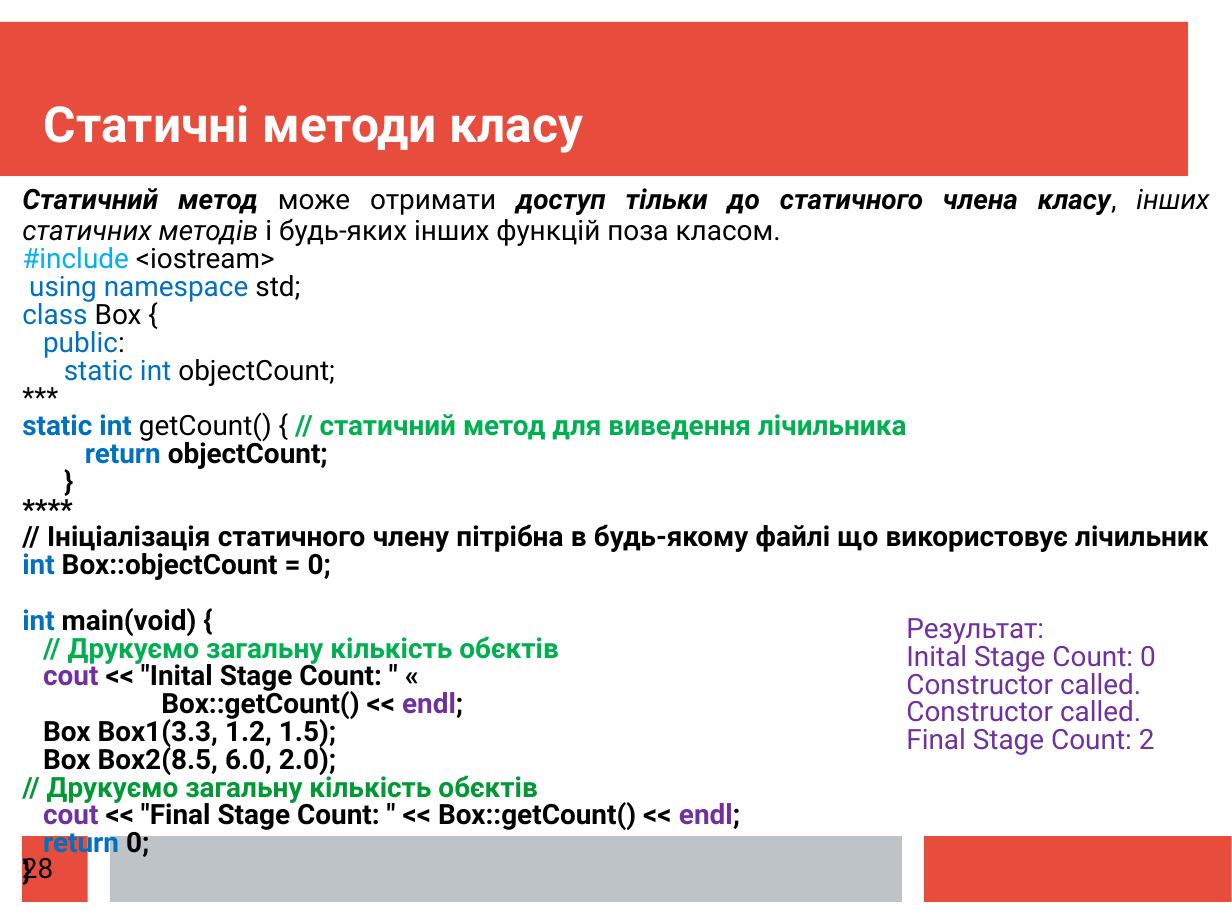
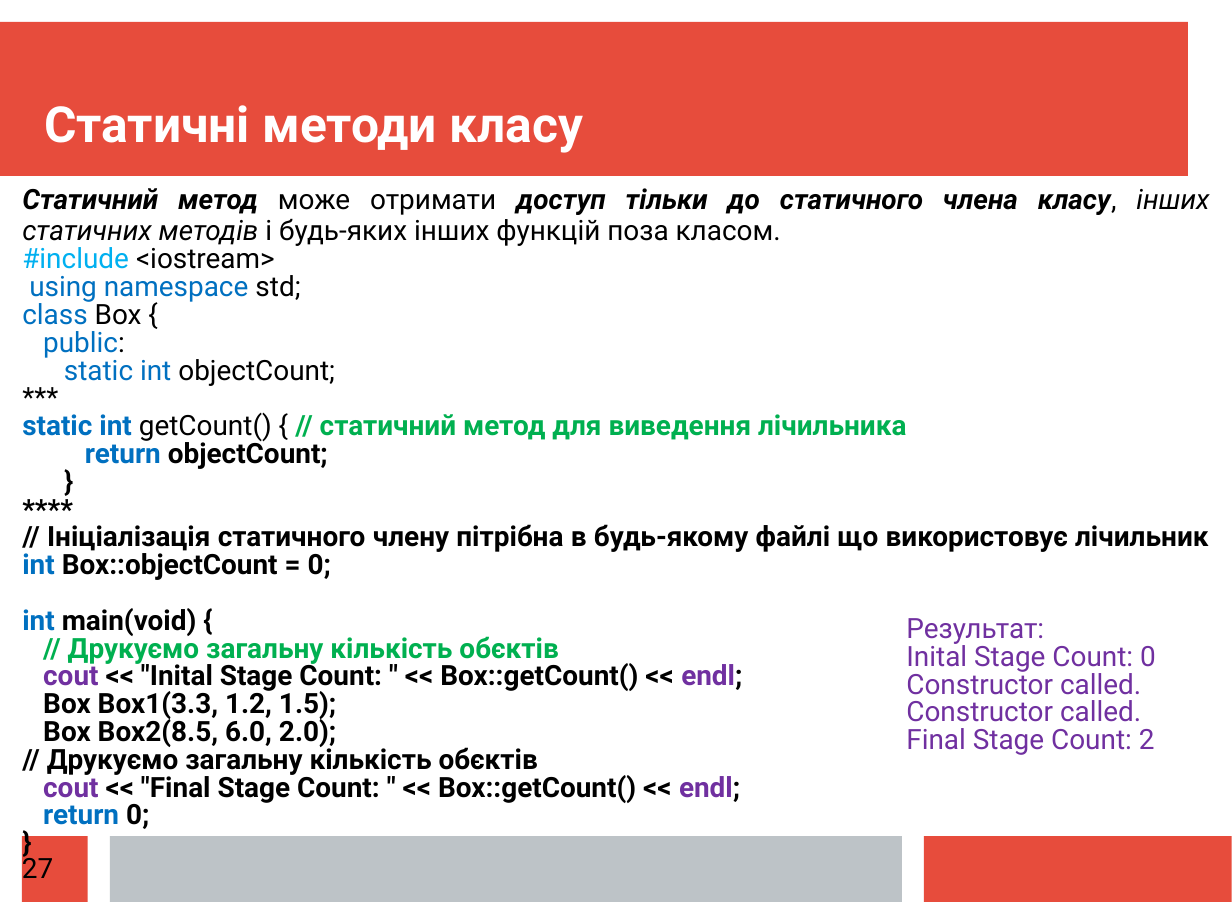
Before and after one commit to mecchmatProjects/CppCourse, a slide deck: slide 27 of Lect08/CppTutorUkr8.ppt (slide 28 before the commit). Drawn at 1232x924 pixels with LibreOffice and Linux fonts; fonts in the diff are those of the drawing. Boxes give left, top, right and bottom in pixels: in the first picture for what was removed or moved away, otherwise in the second. Text is boxed around its words. In the diff, an @@ line names an element or a change of style, - is before the commit and + after.

```diff
--- a/Lect08/CppTutorUkr8.ppt
+++ b/Lect08/CppTutorUkr8.ppt
@@ text at (22,188,1209,829): text colour #009933 to #000000 in "// Друкуємо загальну кількість обєктів" @@
@@ text at (43,660,742,693): text changed @@
-cout << "Inital Stage Count: " «
-Box::getCount() << endl;
+cout << "Inital Stage Count: " << Box::getCount() << endl;
@@ page number at (22,853,53,878): text changed @@
-28
+27
```
Also in this commit, not shown: 16 other slides changed, 1 slide removed, 11 other files.
